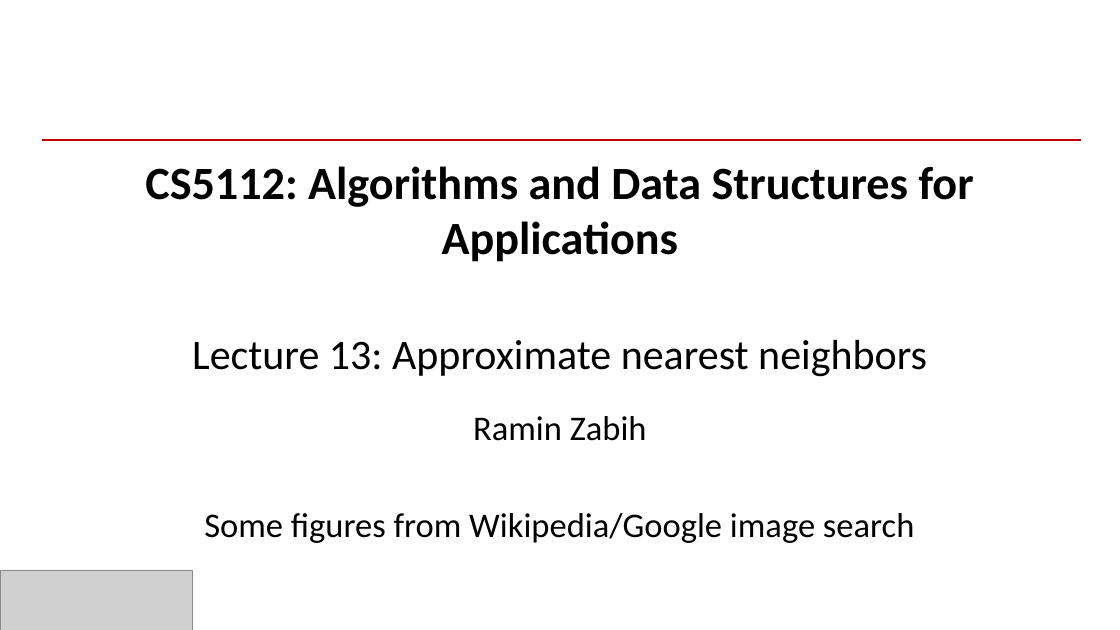
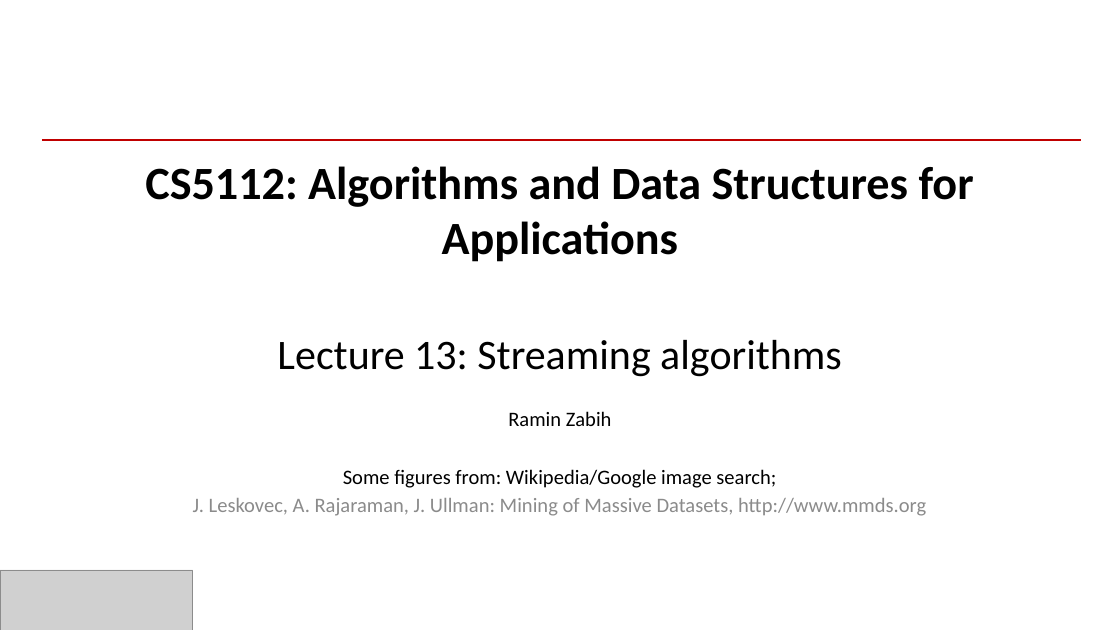
Before and after one commit to cornelltech/CS5112-F18, a slide deck: slide 1 of Lectures/Lec13.approximate-methods.given.pptx. Drawn at 1120x630 pixels with LibreOffice and Linux fonts; fonts in the diff are those of the drawing; grey boxes stand for pictures; background and template pictures are left out. Boxes give left, top, right and bottom in pixels: in the first picture for what was removed or moved away, otherwise in the second. Text is boxed around its words. In the diff, an @@ line names an element or a change of style, - is before the commit and + after.

```diff
--- a/Lectures/Lec13.approximate-methods.given.pptx
+++ b/Lectures/Lec13.approximate-methods.given.pptx
@@ text at [277, 340, 842, 377]: text changed @@
-Lecture 13: Approximate nearest neighbors
+Lecture 13: Streaming algorithms
@@ subtitle at [508, 411, 612, 426]: size 29.6 to 17.6 pt in "Ramin Zabih"; less space between paragraphs @@
@@ subtitle at [193, 469, 926, 516]: text changed; size 29.6 to 17.6 pt; text colour #000000 to #8C8C8C @@
-Some figures from Wikipedia/Google image search
+Some figures from: Wikipedia/Google image search;
+J. Leskovec, A. Rajaraman, J. Ullman: Mining of Massive Datasets, http://www.mmds.org
```
Also in this commit, not shown: 1 other file.
